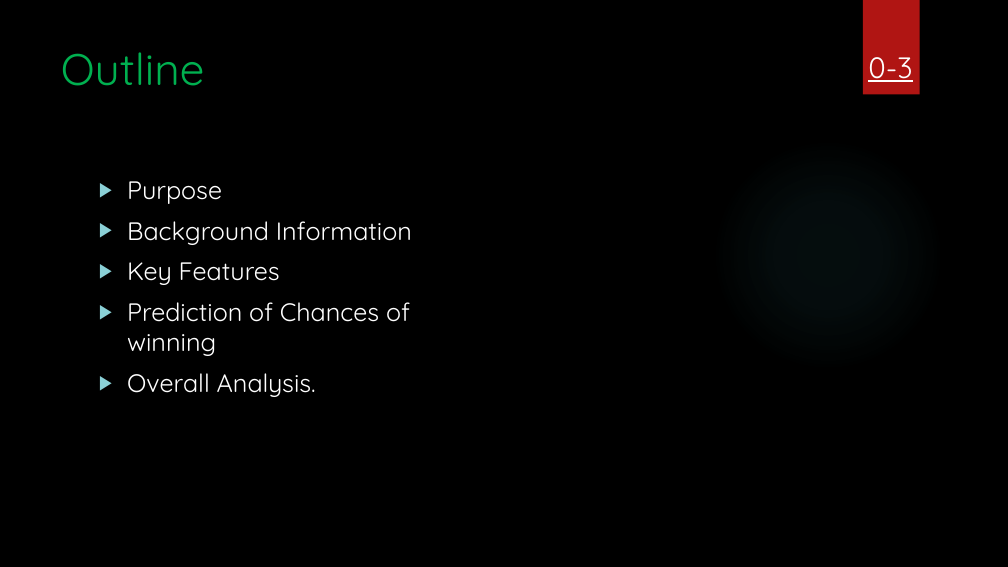
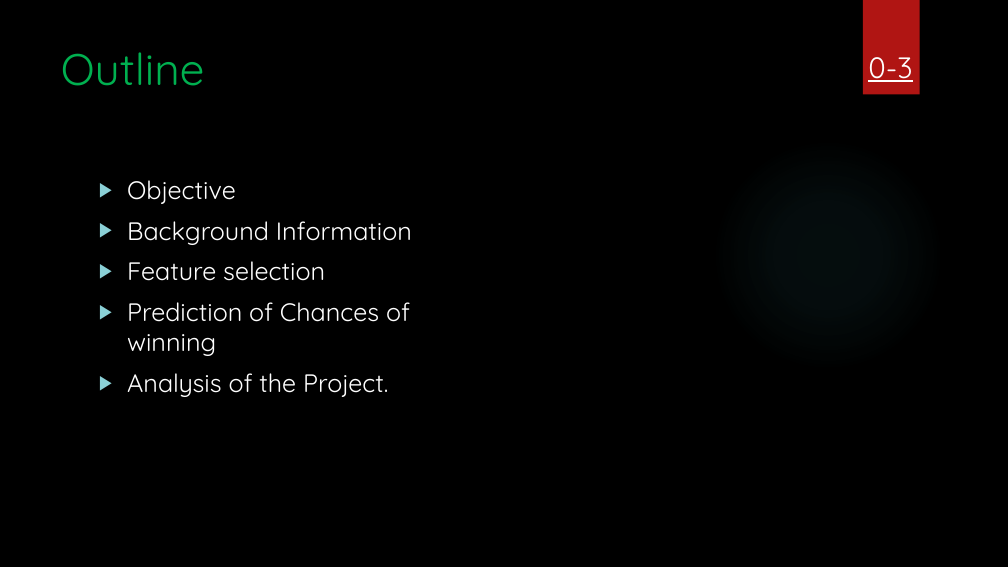
Before and after one commit to amoha39/Final-Project-1, a slide deck: slide 3 of Final Project.pptx. Drawn at 1008x567 pixels with LibreOffice and Linux fonts; fonts in the diff are those of the drawing; background and template pictures are left out. Boxes give left, top, right and bottom in pixels: in the first picture for what was removed or moved away, otherwise in the second. Text is boxed around its words. In the diff, an @@ line names an element or a change of style, - is before the commit and + after.

```diff
--- a/Final Project.pptx
+++ b/Final Project.pptx
@@ text at [127, 180, 236, 204]: text changed @@
-▶ Purpose
+▶ Objective
@@ text at [127, 261, 325, 281]: text changed @@
-▶ Key Features
+▶ Feature selection
@@ text at [127, 373, 388, 397]: text changed @@
-▶ Overall Analysis.
+▶ Analysis of the Project.
```
Also in this commit, not shown: 4 other slides changed.
